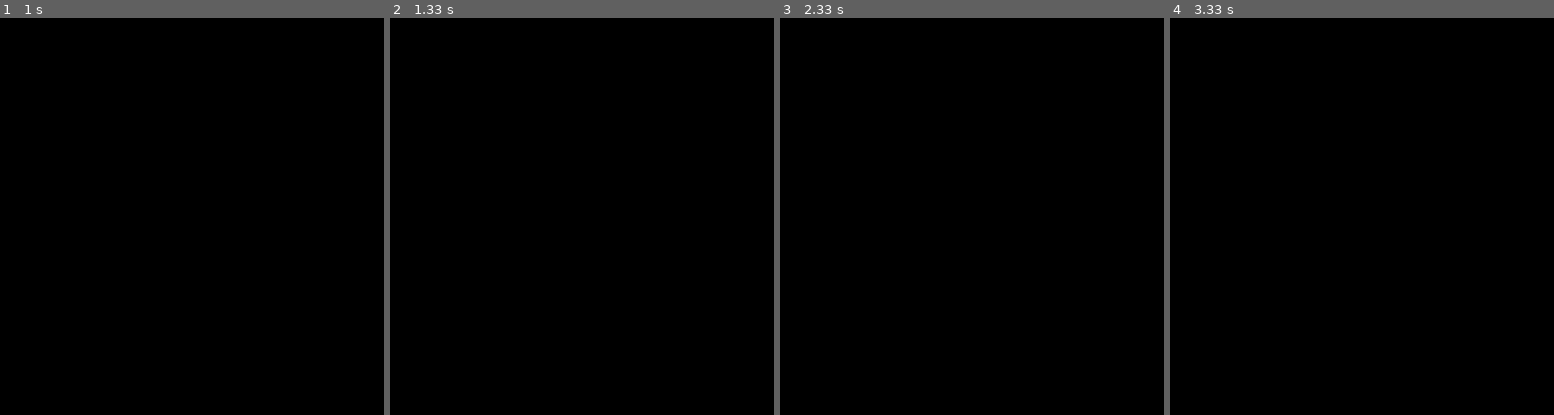
Above: before the commit, frames 1-4 (left to right).
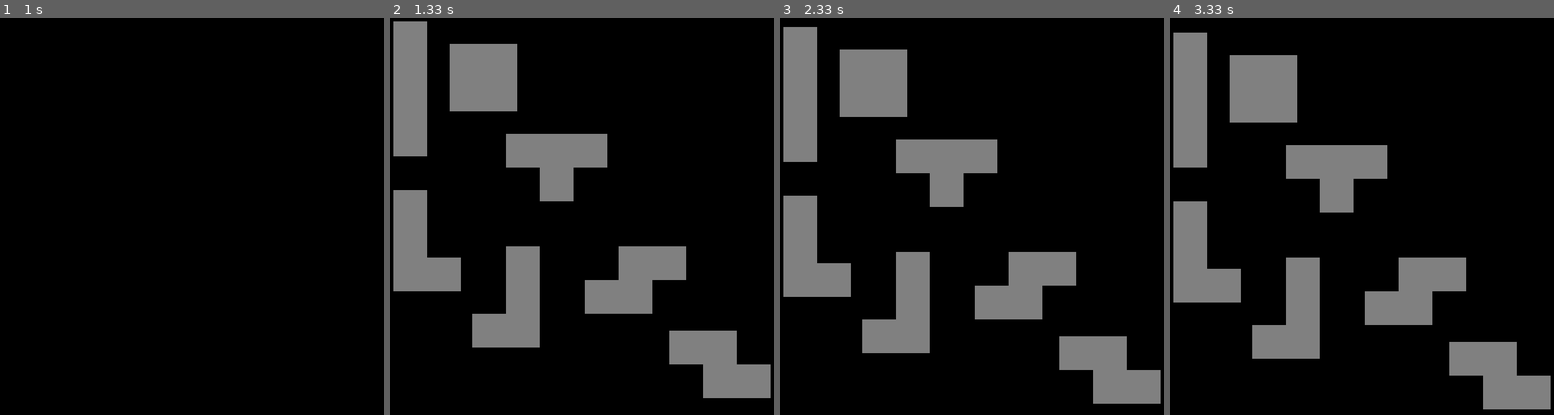
Above: after the commit, the same moments.

Repository: coolryan/TetrisGameWithPygame
Game: pygame game, started from src/main.py
Two runs of this game, one before a commit and one after it. Both use one fixed random seed, a clock stepped at 60 frames per second and the inputs below.
Inputs:
- Up to frame 1 (1 s): no input
- Up to frame 2 (1.33 s): no input
- Up to frame 3 (2.33 s): no input
- Up to frame 4 (3.33 s): hold Down 2.4-3 s

Frame 1 is identical in both runs. In frame 2, 21% of the frame differs, in the area x 0-100%, y 0-96%; in frame 3, 21%; in frame 4, 21%.

Commit message:
we were able figure out to stop the blocks from passing through bottom of screen.

Diff:
--- a/src/main.py
+++ b/src/main.py
@@ -12,7 +12,7 @@
 from constants import *
 
 # class Figure
-class Figure(object):
+class Figure:
 	"""docstring for Figure"""
 	def __init__(self, x, y, width, height, figureType: str):
 		self.coordList = list()
@@ -79,6 +79,7 @@
 
 	# draw method
 	def draw(self, screen):
+		print("draw")
 		for coord in self.coordList:
 			rect = pygame.Rect(coord[0], coord[1], self.width, self.height)
 			pygame.draw.rect(screen, self.color, rect)
@@ -148,10 +149,18 @@
 
 	# get bottom method
 	def getBottom(self):
-		pass
+		listOfNumbers = []
+		for h in self.coordList:
+			temp = h[1]
+			listOfNumbers.append(temp)
+
+		maximum = max(listOfNumbers)
+
+		totalMax = maximum + self.height
+		return totalMax
 
 # class Tetris
-class Tetris(Figure):
+class Tetris:
 	"""constructor"""
 	def __init__(self, height, width):
 		self.level, self.score = 2, 0
@@ -189,14 +198,15 @@
 		for trs in self.figures:
 			if trs.state == "start":
 				coordListTemp = []
+
 				for coord in trs.coordList:
-					coordListTemp.append((coord[0], coord[1]+1))
+					coordListTemp.append((coord[0], coord[1]+10))
 
 				trs.coordList = coordListTemp
-
-			#print(trs.y, self.height, trs.state)
-
-			if trs.coordList[0][1] >= self.height:
+			else:
+				print("Figure stop")
+
+			if trs.getBottom() >= self.height:
 				trs.state = "stop"
 
 # define main function
@@ -231,7 +241,7 @@
 	running = True
 
 	while running:
-		time.sleep(5)
+		time.sleep(1)
 
 		screen.fill(BLACK)
 
